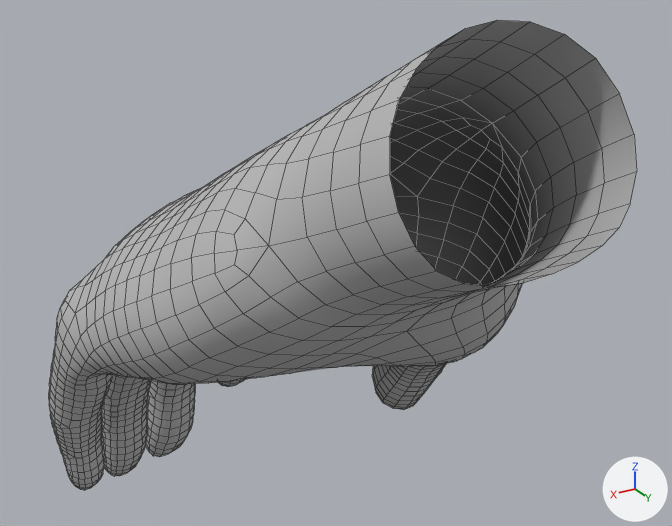
Before and after pictures for a commit that changed the FBX model Assets/Meshes/Hands/Mesh_VRHands_L.fbx.
Before and after are seen from a 50 mm lens placed at (0.0932, 0.0989, 0.0331), pointed at (-0.0191, -0.0883, -0.0605). Every picture has the same lights, and +X, +Y and +Z are marked at lower right. Mesh edges are drawn as thin lines. Where no turn or scale is listed for an object, it has been applied to the vertices.

Objects in the first picture: 'Mesh_VRHands_L'.
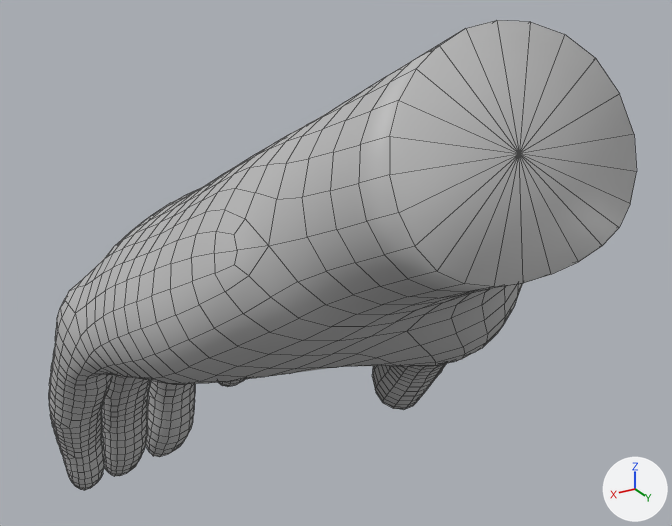
What the commit changed:
me_mesh is used by ob_mesh_vrhands_l; location (0.0, 0.0, 0.0).
me_mesh had 2851 vertices, 2838 faces and spanned x -0.064..0.049, y -0.181..0.003, z -0.158..0.011.
me_mesh now has 2852 vertices, 2862 faces and spans x -0.064..0.049, y -0.181..0.003, z -0.158..0.011.
Part 1, on me_mesh:
1 vertex is added at (-0.002, -0.005, -0.008).
24 new faces join them.

Location of each change, (x1, y1, x2, y2) in pixels of the pictures (672 x 526 px):
part 1 of me_mesh, added: after (390, 20, 636, 287)
